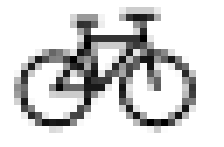
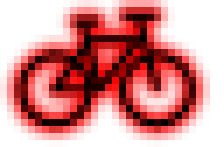
Layered file, before and after one edit (224px x 147px). Changes by layer:
pixels changed over bbox(0, 0, 210, 147) (layer not identified)
